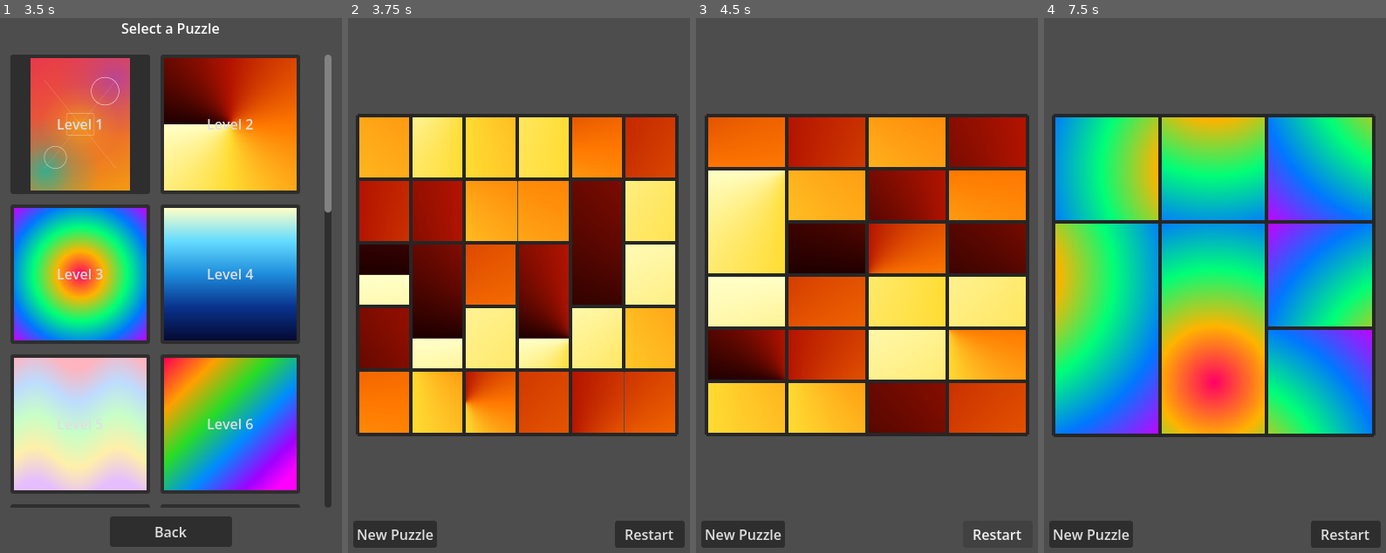
Above: before the commit, frames 1-4 (left to right).
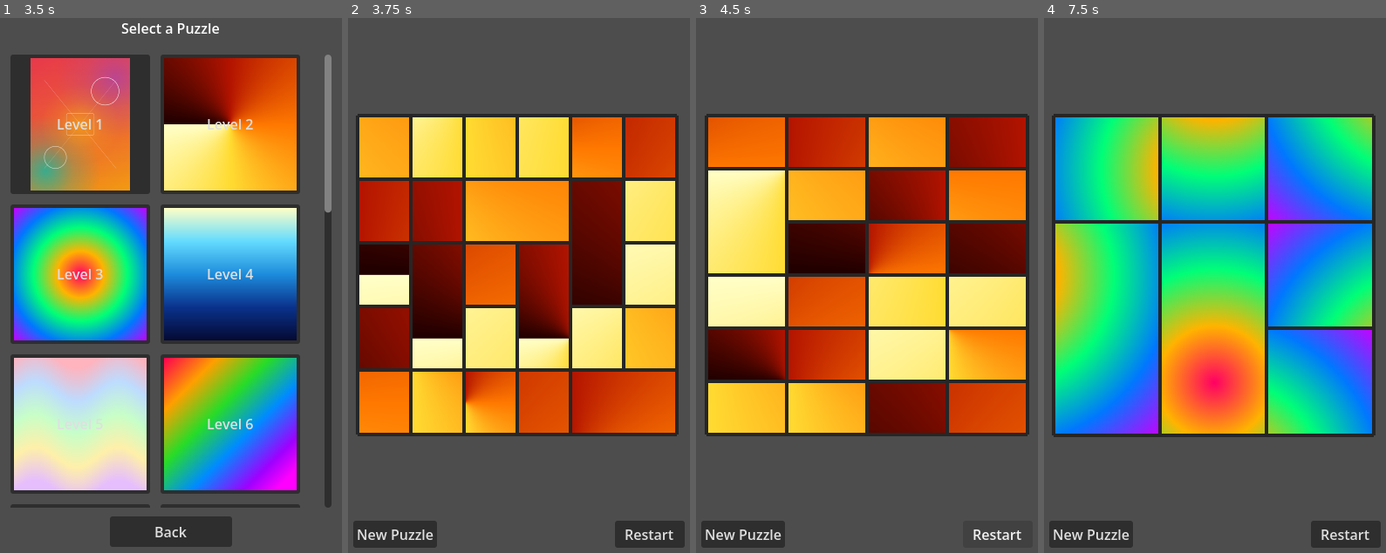
Above: after the commit, the same moments.

Repository: Gare22/Picture-Stitch-Puzzle
Game: Godot game, scene res://level_select.tscn
Same seed, same stepped clock (60 frames per second), same inputs: the game is played once before the commit and once after it.
Inputs:
- Up to frame 1 (3.5 s): click "Level 1" at 0.5 s; click "New Puzzle" at 1.25 s; click "Level 1" at 2 s; click "New Puzzle" at 2.75 s
- Up to frame 2 (3.75 s): click "Level 2" at 3.5 s
- Up to frame 3 (4.5 s): click "Restart" at 4.25 s
- Up to frame 4 (7.5 s): click "Restart" at 5 s; click "Restart" at 5.75 s; click "New Puzzle" at 6.5 s; click "Level 3" at 7.25 s

Frame 1 is identical in both runs. In frame 2, less than 0.1% of the frame differs, in the area x 49-81%, y 30-78%; in frame 3, less than 0.1%; in frame 4, less than 0.1%.

Commit message:
Fix pixel gaps between puzzle pieces
Use integer pixel boundaries for AtlasTexture regions instead of
floating-point cell_w/cell_h, which caused sub-pixel gaps when
image dimensions aren't evenly divisible by the grid size.

Diff:
--- a/board/puzzle_board.gd
+++ b/board/puzzle_board.gd
@@ -48,16 +48,28 @@
 	var pieces = []
 	pieces.resize(columns_count * rows_count)
 
+	var img_w := source_image.get_width()
+	var img_h := source_image.get_height()
+
 	for row in range(rows_count):
 		for col in range(columns_count):
 			var idx = row * columns_count + col
 			var piece = piece_scene.instantiate()
 			piece.name = "Piece_%d" % idx
 
+			# Compute integer pixel boundaries so every pixel is covered
+			# with no gaps or overlaps (handles non-divisible dimensions).
+			var x_start := col * img_w / columns_count
+			var x_end := (col + 1) * img_w / columns_count
+			var y_start := row * img_h / rows_count
+			var y_end := (row + 1) * img_h / rows_count
+			var region_w := x_end - x_start
+			var region_h := y_end - y_start
+
 			# Slice with AtlasTexture
 			var atlas = AtlasTexture.new()
 			atlas.atlas = source_image
-			atlas.region = Rect2(col * cell_w, row * cell_h, cell_w, cell_h)
+			atlas.region = Rect2(x_start, y_start, region_w, region_h)
 			piece.texture = atlas
 			piece.expand_mode = TextureRect.EXPAND_IGNORE_SIZE
 			piece.stretch_mode = TextureRect.STRETCH_KEEP_ASPECT_CENTERED
